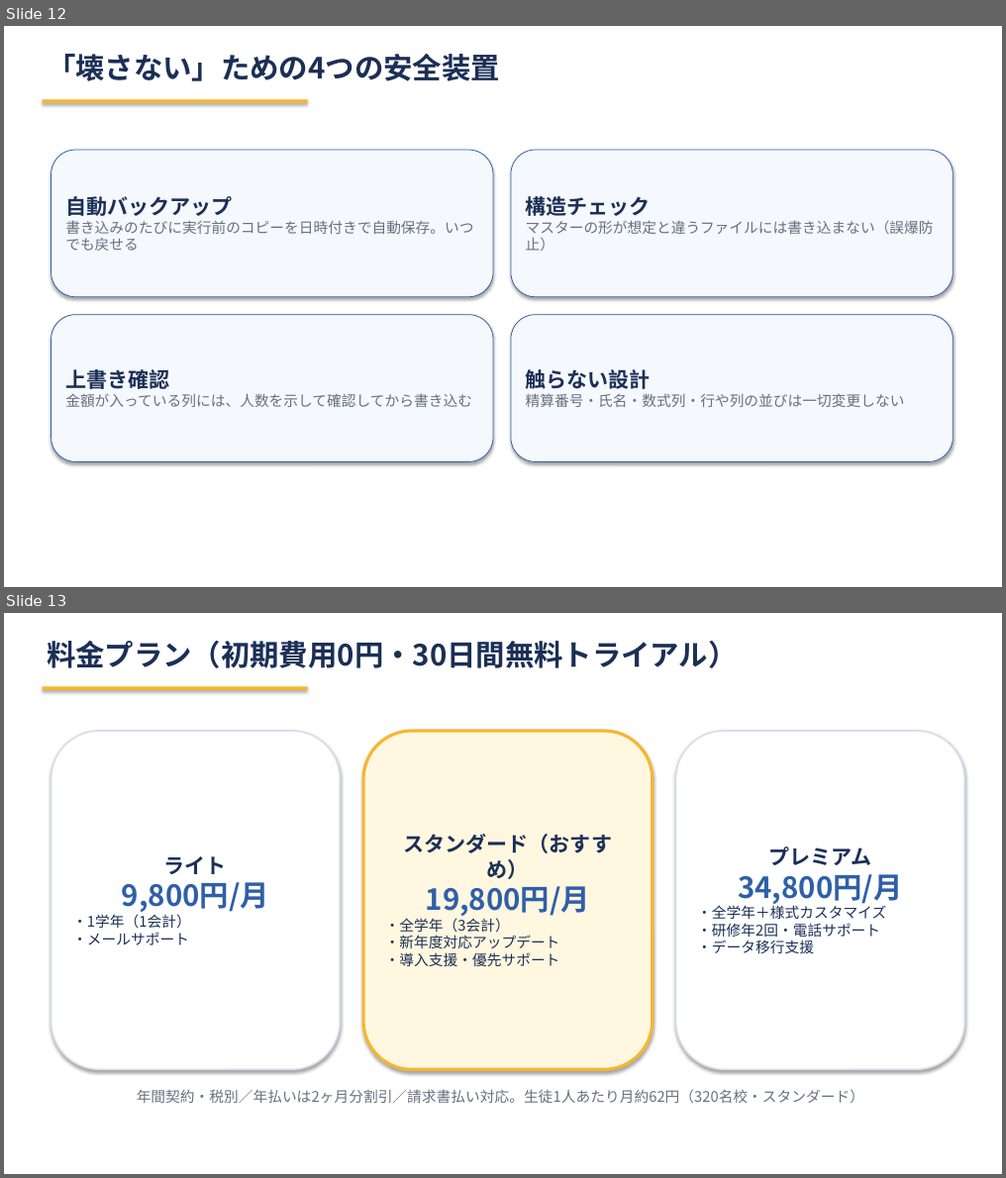
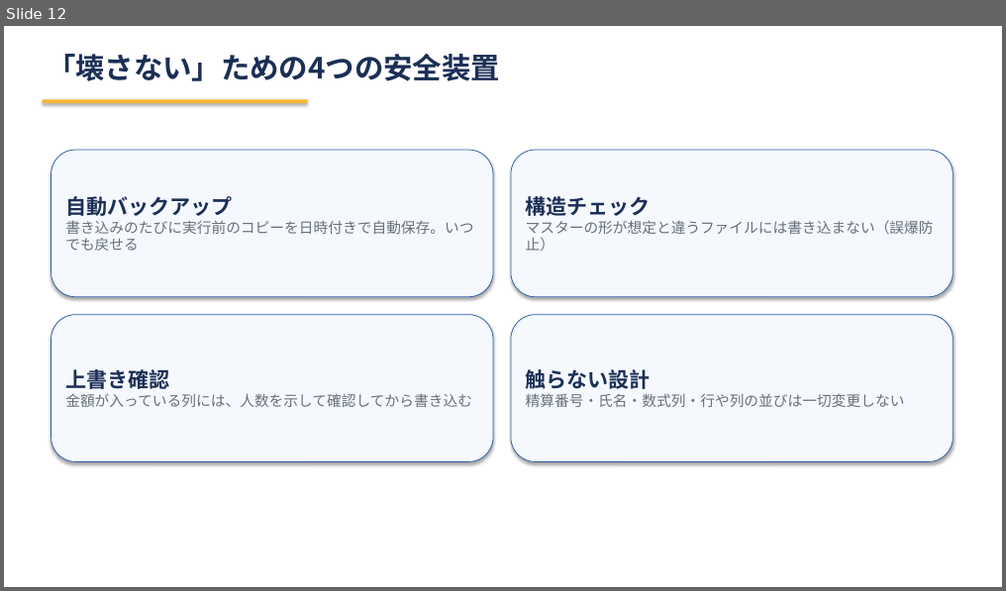
Before and after one commit to mochamofu/School-SysteBalances, a slide deck: docs/02_営業・商談資料/積立金入力アシスタント_説明スライド.pptx. Shown one above the other, each under a label of ours: slides 12 and 13 before the commit, slide 12 after it. The pictures are 1006x1178 and 1006x591 pixels, drawn with LibreOffice and Linux fonts; fonts in the diff are those of the drawing. Boxes give left, top, right and bottom in pixels: in the first picture for what was removed or moved away, otherwise in the second. Text is boxed around its words. In the diff, an @@ line names an element or a change of style, - is before the commit and + after.

```diff
--- a/docs/02_営業・商談資料/積立金入力アシスタント_説明スライド.pptx
+++ b/docs/02_営業・商談資料/積立金入力アシスタント_説明スライド.pptx
@@ slide 13 removed at [4,613,1002,1174], background #FFFFFF @@
@@ text removed at [47,641,738,668] @@
-料金プラン（初期費用0円・30日間無料トライアル）
@@ rectangle removed at [43,686,307,690] @@
@@ rounded rectangle removed at [52,731,341,1069] @@
-ライト
-9,800円/月
-・1学年（1会計）
-・メールサポート
@@ rounded rectangle removed at [363,731,652,1069] @@
-スタンダード（おすすめ）
-19,800円/月
-・全学年（3会計）
-・新年度対応アップデート
-・導入支援・優先サポート
@@ rounded rectangle removed at [676,731,965,1069] @@
-プレミアム
-34,800円/月
-・全学年＋様式カスタマイズ
-・研修年2回・電話サポート
-・データ移行支援
@@ text removed at [137,1089,864,1103] @@
-年間契約・税別／年払いは2ヶ月分割引／請求書払い対応。生徒1人あたり月約62円（320名校・スタンダード）
```
Also in this commit, not shown: 1 slide changed, 1 slide added, 5 other files.
